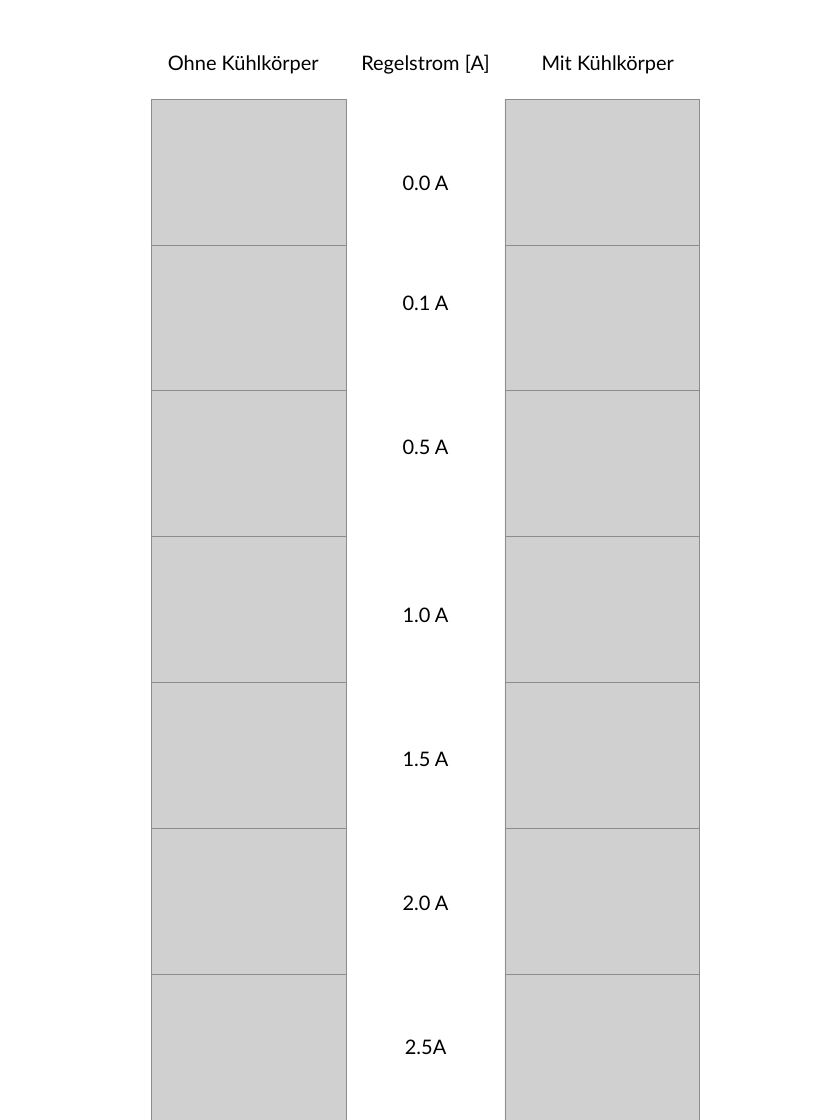
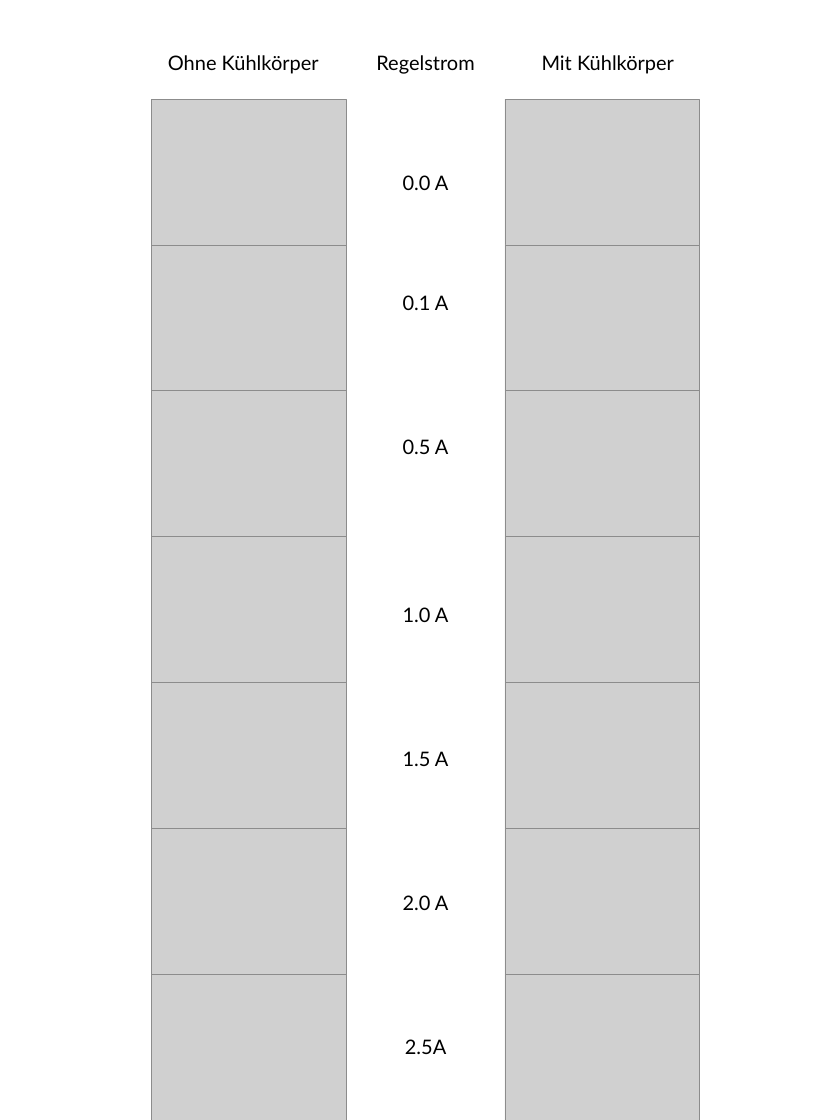
Before and after one commit to QuarkBaellchen5/active-balancing, a slide deck: slide 1 of Dokumentation/Thermische Analyse/Bilder Waerme/Wärmevergleich_Messung.pptx. Drawn at 840x1120 pixels with LibreOffice and Linux fonts; fonts in the diff are those of the drawing; grey boxes stand for pictures. Boxes give left, top, right and bottom in pixels: in the first picture for what was removed or moved away, otherwise in the second. Text is boxed around its words. In the diff, an @@ line names an element or a change of style, - is before the commit and + after.

```diff
--- a/Dokumentation/Thermische Analyse/Bilder Waerme/Wärmevergleich_Messung.pptx
+++ b/Dokumentation/Thermische Analyse/Bilder Waerme/Wärmevergleich_Messung.pptx
@@ text at bbox=[376, 55, 474, 74]: text changed @@
-Regelstrom [A]
+Regelstrom
```
Also in this commit, not shown: 41 other files.
